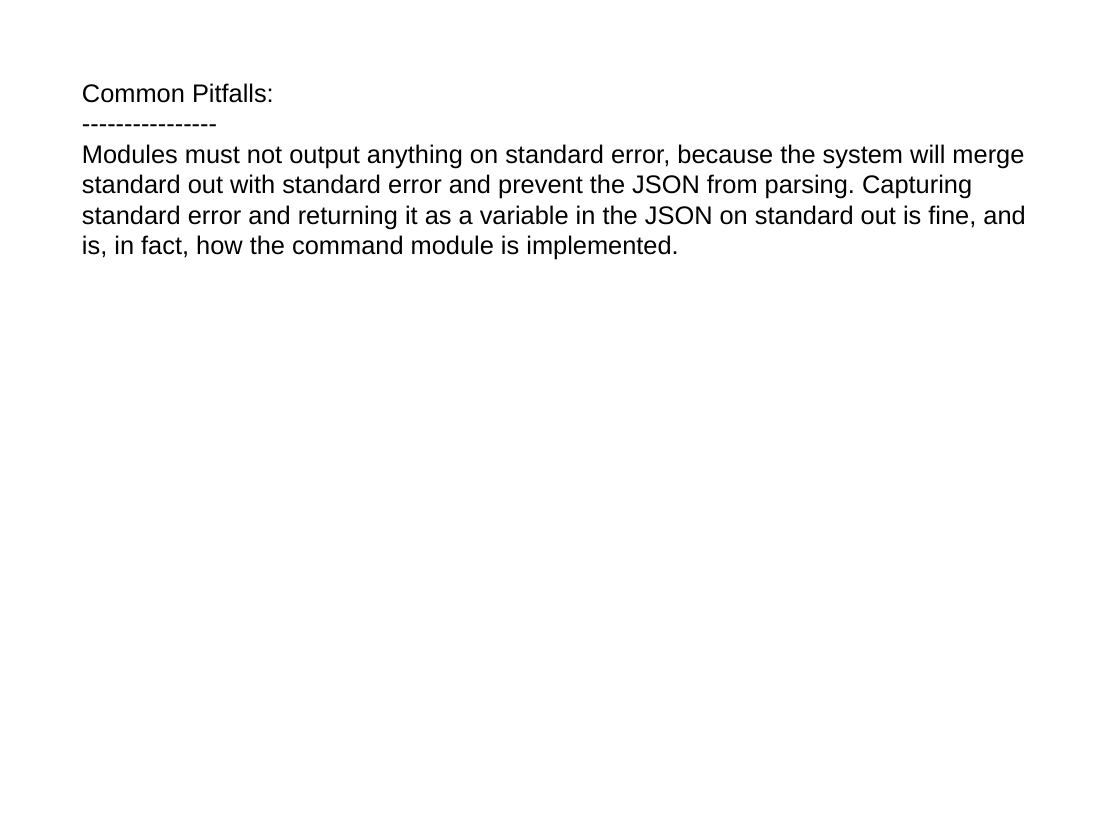
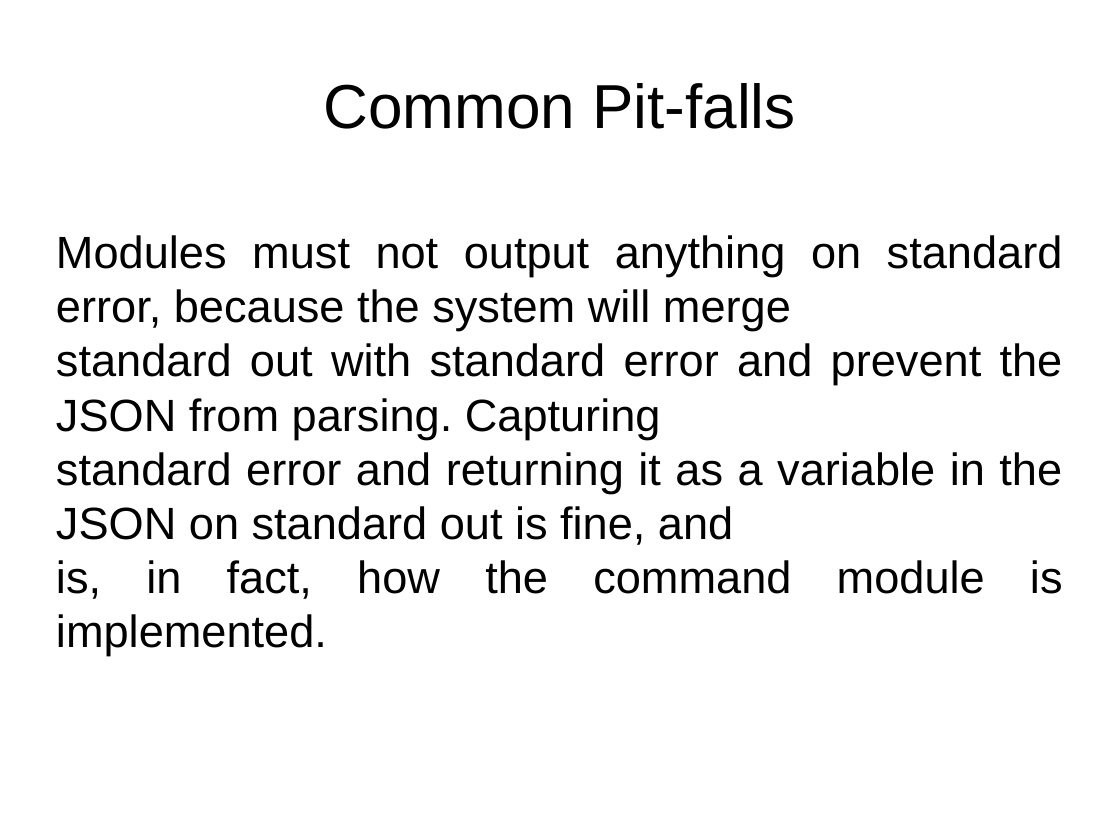
Before and after one commit to hellodk/ansible-meetup-bangalore, a slide deck: slide 15 of Contributing _to_Ansible.odp (slide 14 before the commit). Drawn at 1120x840 pixels with LibreOffice and Linux fonts; fonts in the diff are those of the drawing. Boxes give left, top, right and bottom in pixels: in the first picture for what was removed or moved away, otherwise in the second. Text is boxed around its words. In the diff, an @@ line names an element or a change of style, - is before the commit and + after.

```diff
--- a/Contributing _to_Ansible.odp
+++ b/Contributing _to_Ansible.odp
@@ subtitle at (82,83,274,103): paragraphs removed @@
-Common Pitfalls:
-----------------
@@ title added at (323,83,795,129), 44 pt, text #000000 @@
+Common Pit-falls
@@ subtitle "Modules must not output anything ...": place and size @@
-subtitle "Modules must not output anything ..." at (82,83,1025,260)
+subtitle "Modules must not output anything ..." at (56,235,1063,656)
@@ subtitle "Modules must not output anything ..." at (56,235,1063,656): size 18 to 32 pt; alignment left to justified; vertical alignment top to middle @@
```
Also in this commit, not shown: 2 other slides changed, 2 slides added, 1 slide removed, 2 other files.
